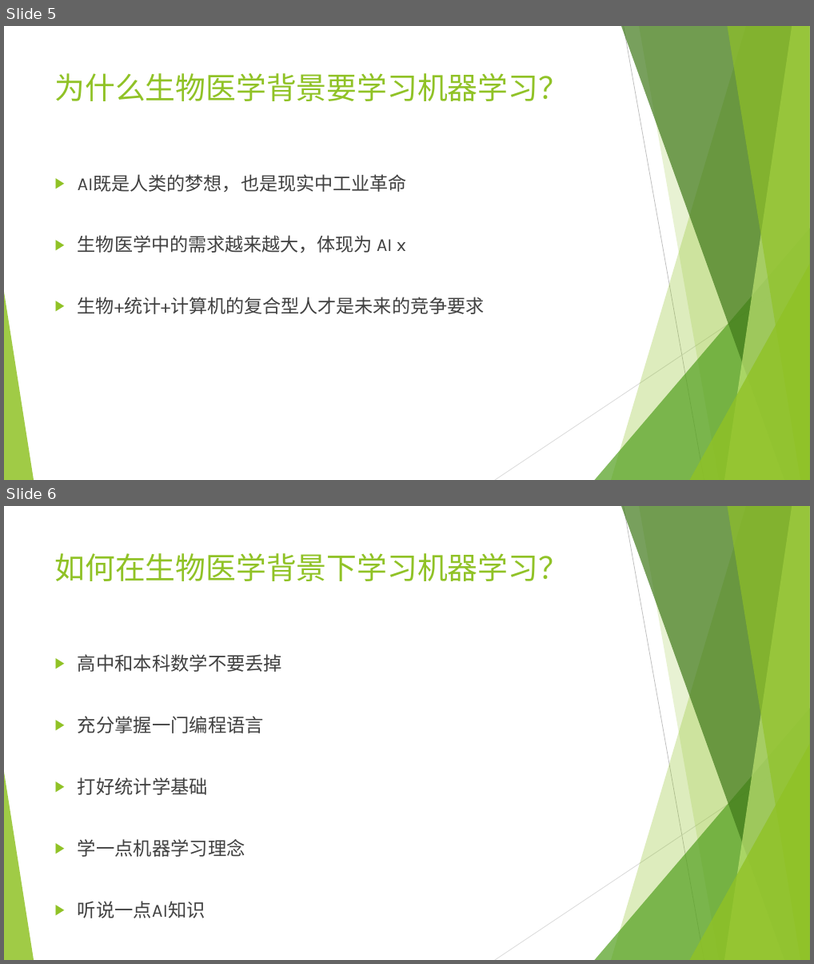
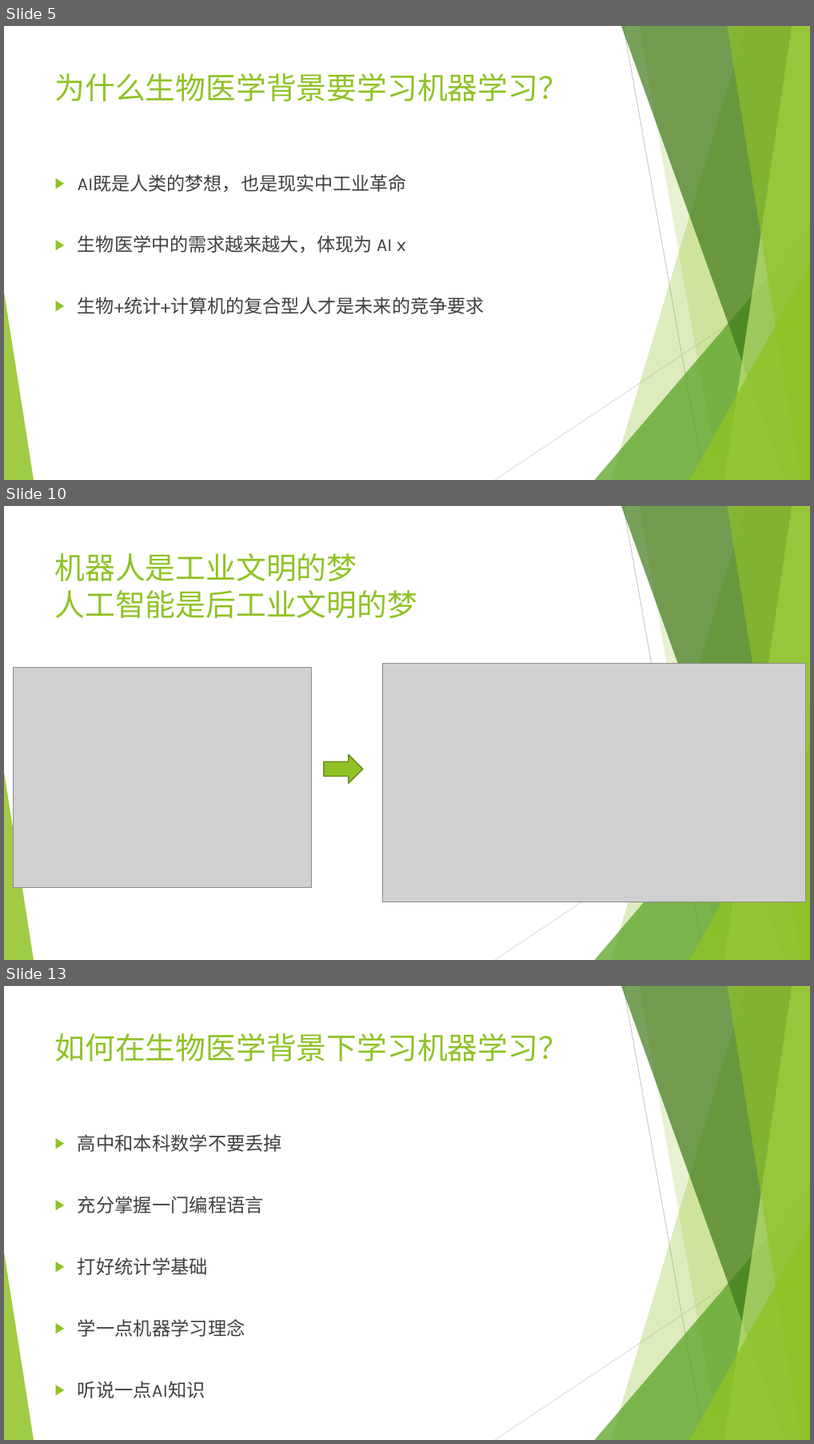
Before and after one commit to wangyi-fudan/BIOL130173, a slide deck: 0_why_and_how.pptx. Shown one above the other, each under a label of ours: slides 5 and 6 before the commit, slides 5, 10 and 13 after it; the slides between them are not shown. The pictures are 814x964 and 814x1444 pixels, drawn with LibreOffice and Linux fonts; fonts in the diff are those of the drawing; grey boxes stand for pictures. Boxes give left, top, right and bottom in pixels: in the first picture for what was removed or moved away, otherwise in the second. Text is boxed around its words. In the diff, an @@ line names an element or a change of style, - is before the commit and + after.

```diff
--- a/0_why_and_how.pptx
+++ b/0_why_and_how.pptx
@@ slide 10 added at [4, 506, 810, 960], background #FFFFFF; not listed: 10 template elements that a slide beside it also shows @@
@@ title added at [55, 553, 418, 618], 36 pt, text #90C226 @@
+机器人是工业文明的梦
+人工智能是后工业文明的梦
@@ picture added at [14, 668, 312, 888] @@
@@ picture added at [382, 664, 806, 902] @@
@@ right arrow added at [324, 755, 363, 783], fill #90C226, outline #6B901C 1.5 pt @@
@@ what was slide 6 is now slide 13 @@
```
Also in this commit, not shown: 6 other slides added.
